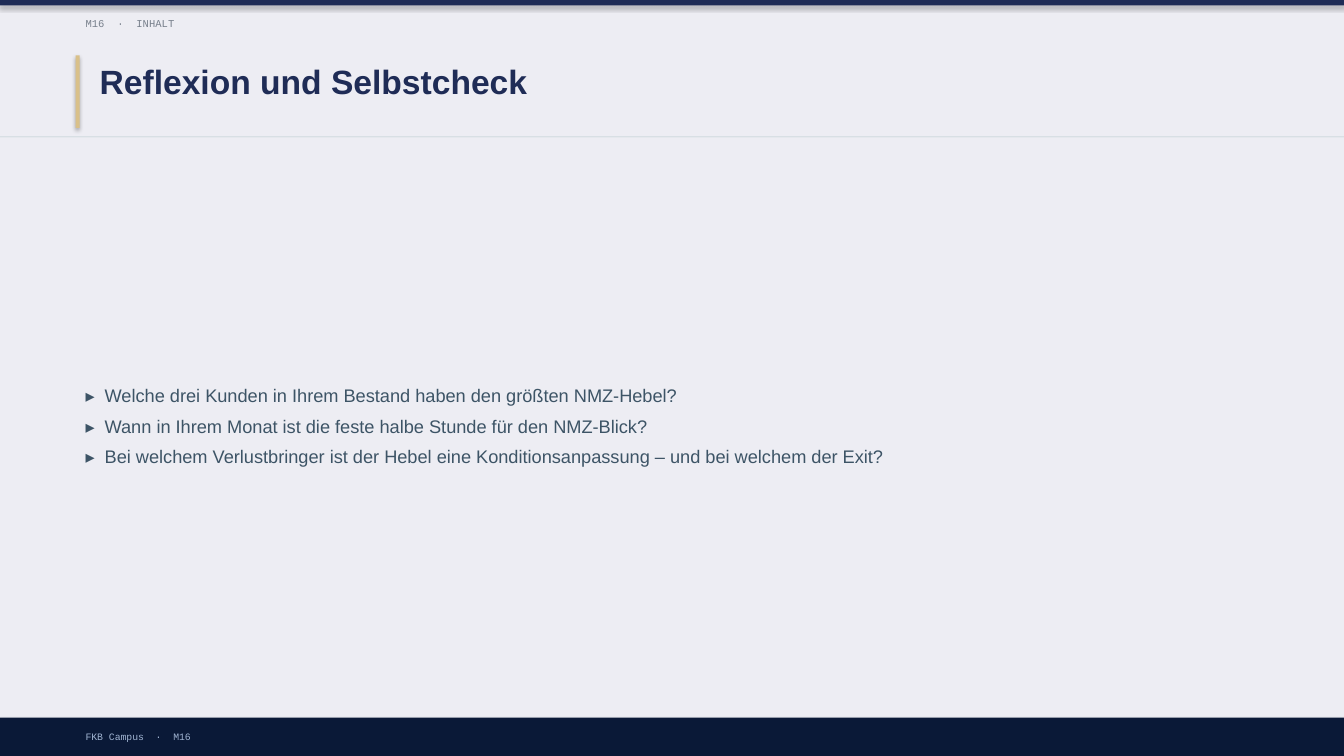
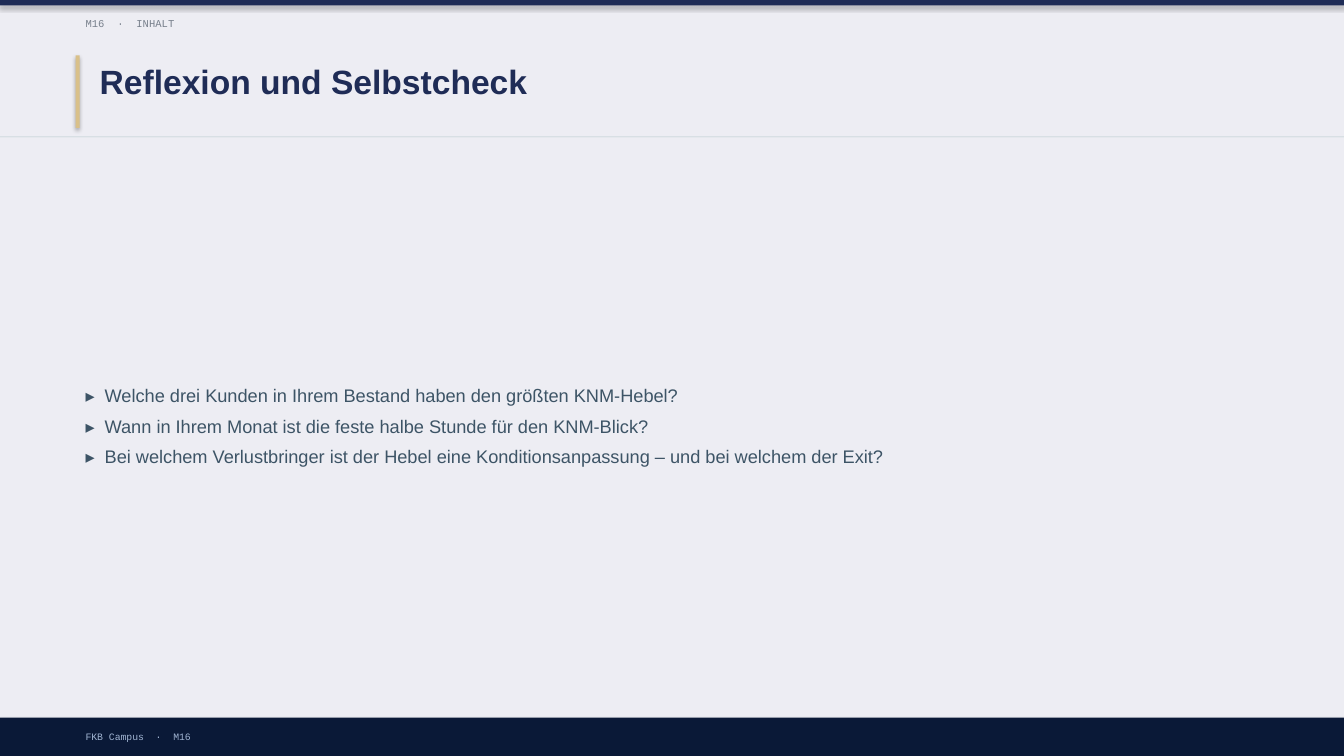
Before and after one commit to ck5rqc47pr-byte/firmenkundenakademie-online, a slide deck: slide 17 of protected-downloads/praesentation/M16.pptx. Drawn at 1344x756 pixels with LibreOffice and Linux fonts; fonts in the diff are those of the drawing. Boxes give left, top, right and bottom in pixels: in the first picture for what was removed or moved away, otherwise in the second. Text is boxed around its words. In the diff, an @@ line names an element or a change of style, - is before the commit and + after.

```diff
--- a/protected-downloads/praesentation/M16.pptx
+++ b/protected-downloads/praesentation/M16.pptx
@@ text at [105,389,678,433]: text changed @@
-▸ Welche drei Kunden in Ihrem Bestand haben den größten NMZ-Hebel?
-▸ Wann in Ihrem Monat ist die feste halbe Stunde für den NMZ-Blick?
+▸ Welche drei Kunden in Ihrem Bestand haben den größten KNM-Hebel?
+▸ Wann in Ihrem Monat ist die feste halbe Stunde für den KNM-Blick?
```
Also in this commit, not shown: 15 other slides changed, 7 other files.
